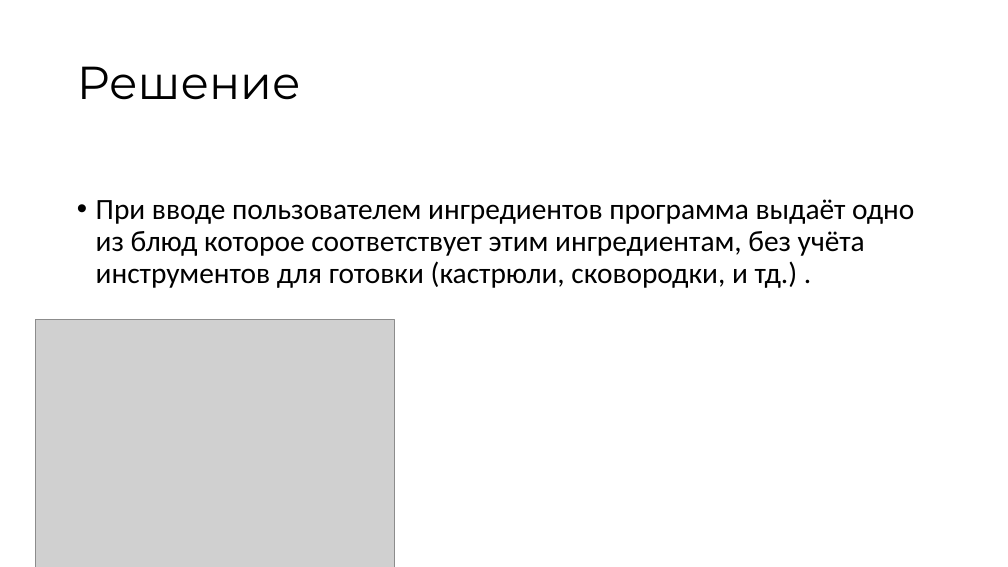
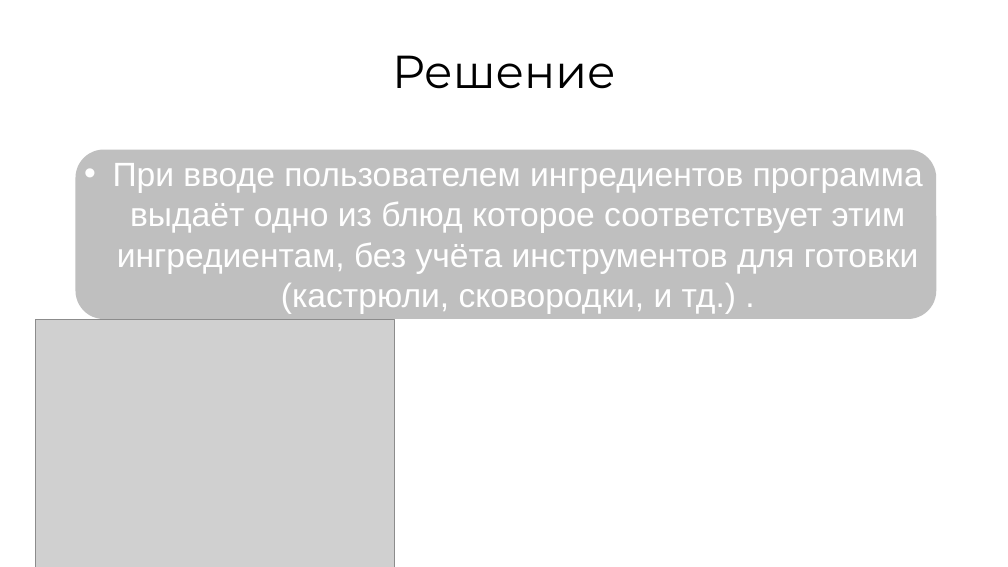
Before and after one commit to EstonaSSR/progect, a slide deck: slide 4 of Презентация к проекту.pptx. Drawn at 1008x567 pixels with LibreOffice and Linux fonts; fonts in the diff are those of the drawing; grey boxes stand for pictures. Boxes give left, top, right and bottom in pixels: in the first picture for what was removed or moved away, otherwise in the second. Text is boxed around its words. In the diff, an @@ line names an element or a change of style, - is before the commit and + after.

```diff
--- a/Презентация к проекту.pptx
+++ b/Презентация к проекту.pptx
@@ title "Решение": place and size @@
-title "Решение" at [77,66,301,100]
+title "Решение" at [392,55,616,89]
@@ title "Решение" at [392,55,616,89]: alignment left to centre; line spacing 0.9 to 1 @@
@@ text "При вводе пользователем ингредиентов программа ...": place and size @@
-text "При вводе пользователем ингредиентов программа ..." at [96,199,914,288]
+text "При вводе пользователем ингредиентов программа ..." at [113,163,923,314]
@@ text "При вводе пользователем ингредиентов программа ..." at [113,163,923,314]: size 28 to 32 pt, font Calibri to Arial, text colour #000000 to #FFFFFF; alignment left to centre; indent changed; line spacing 0.9 to 1; less space between paragraphs @@
@@ rounded rectangle added at [76,150,937,319], fill #BFBFBF @@
```
Also in this commit, not shown: 7 other slides changed.
